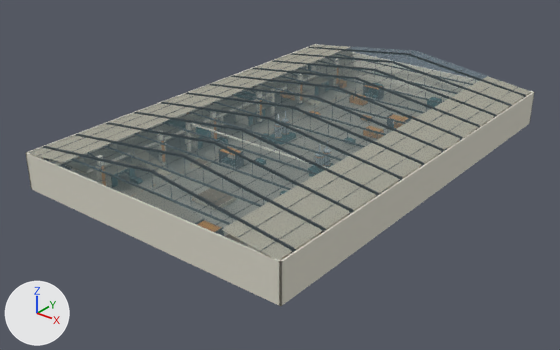
Renders of the glTF model assets/maps/yard.glb from each side of a commit.
Rendered twice from a 50 mm camera at (140.5, -188.0, 105.6) aimed at (-1.8, -10.0, -4.8). The axes (+X, +Y, +Z) are drawn at lower left. The lights are the same throughout. The picture after the commit comes second. Objects named as collision shapes, trigger or cutter boxes, shadow casters or lower levels of detail are left out. Vertices at exactly the same position are counted once.

Objects in the first picture: 'yard_detail', 'yard_glazing', 'yard_structure'.
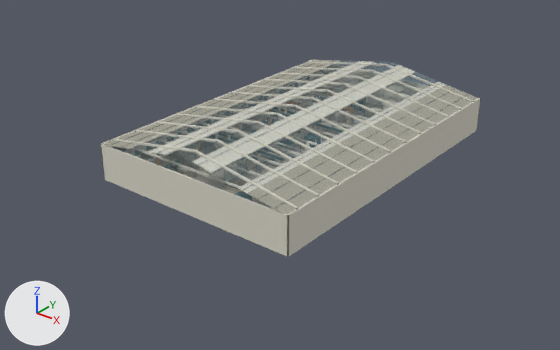
Pixel boxes (x1, y1, x2, y2) of what changed, in the pictures (560 x 350 px):
'yard_glazing', rescaled (26% narrower, 28% shorter): before (27, 44, 532, 261); after (103, 60, 478, 215)
'yard_structure', rescaled (25% narrower, 24% shorter): before (25, 44, 534, 306); after (100, 59, 481, 257)
'yard_detail', reshaped, rescaled (25% narrower, 28% shorter): before (30, 45, 525, 260); after (105, 60, 477, 215)
part 1 of me_yard_detail, cut back (mostly hidden): after (105, 99, 477, 215)
part 2 of me_yard_detail, recoloured: before (43, 47, 525, 250); after (113, 61, 473, 209)

The change in detail:
me_yard_detail is used by ob_yard_detail; location (0.0, 0.0, 0.0).
me_yard_detail had 25324 vertices, 37808 faces and spanned x -47.6..47.6, y -72.0..72.0, z 0.0..18.3.
me_yard_detail now has 46804 vertices, 71424 faces and spans x -47.6..47.6, y -72.0..72.2, z 0.0..18.3.
me_yard_detail part 1: 64 vertices removed from x -47.0..47.0, y -66.2..39.0, z 0.0..12.0; 22056 vertices added at x -47.2..47.2, y -72.0..72.2, z 0.0..18.0.
me_yard_detail part 2: 288 faces spanning x -47.0..47.0, y -66.3..66.3, z 11.7..18.3 switch from mat_terminal_frame (greyish blue #303b40) to mat_terminal_wall (light grey #dad7c9).
Other edits to the shape of me_yard_detail do not show in these pictures.
Object 'yard_structure' (ob_yard_structure) is rescaled from (1.0, 1.0, 1.0) to (0.75, 0.75, 1.0).
Object 'yard_detail' (ob_yard_detail) is rescaled from (1.0, 1.0, 1.0) to (0.75, 0.75, 1.0).
Object 'yard_glazing' (ob_yard_glazing) is rescaled from (1.0, 1.0, 1.0) to (0.75, 0.75, 1.0).
